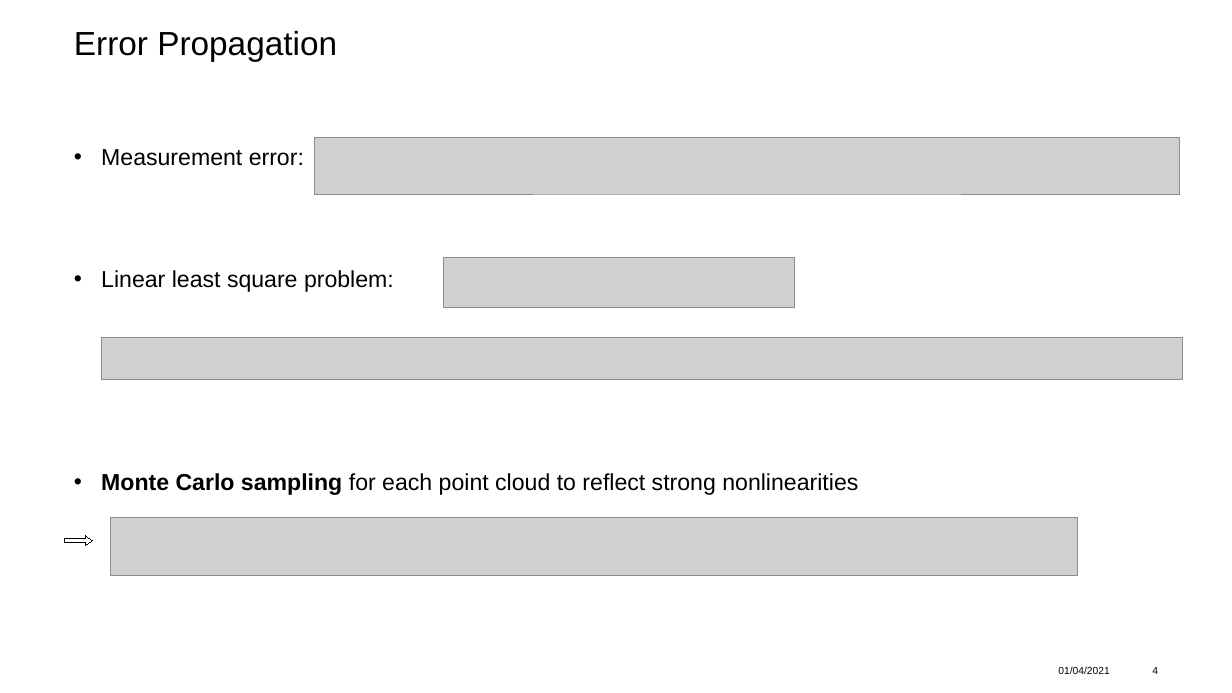
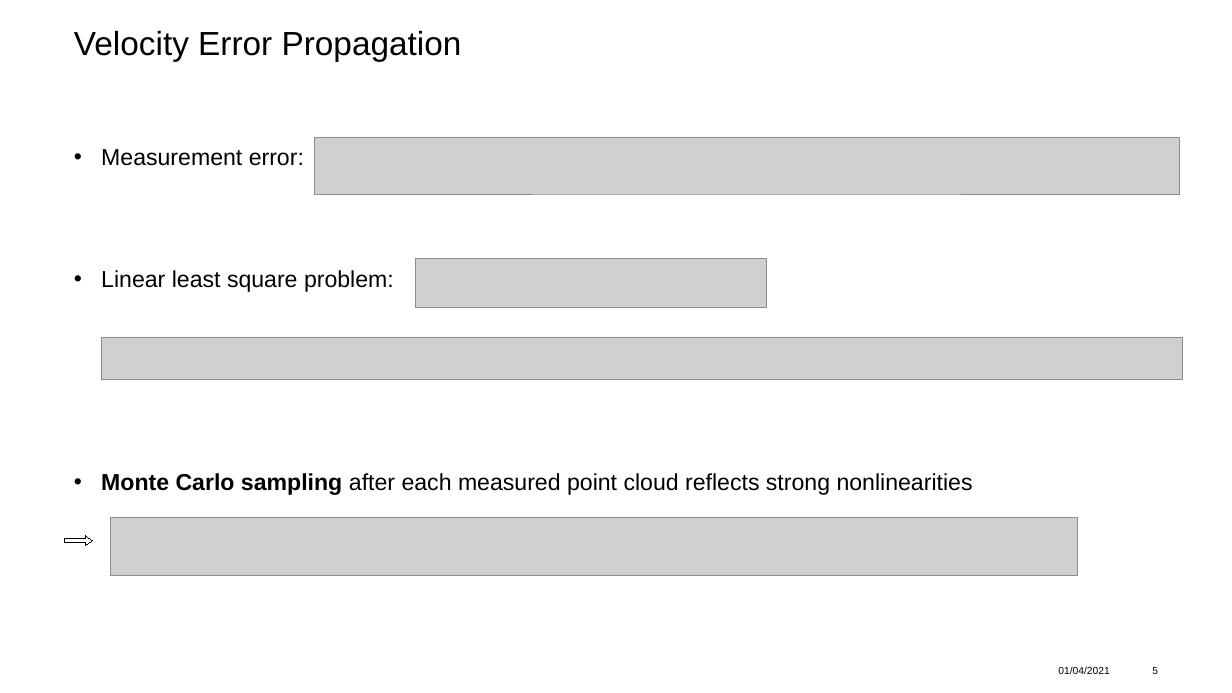
Before and after one commit to alme96/SemesterProject_RadialInertialStateEstimation, a slide deck: slide 5 of Presenatation/Presenatation.odp (slide 4 before the commit). Drawn at 1232x693 pixels with LibreOffice and Linux fonts; fonts in the diff are those of the drawing; grey boxes stand for pictures; background and template pictures are left out. Boxes give left, top, right and bottom in pixels: in the first picture for what was removed or moved away, otherwise in the second. Text is boxed around its words. In the diff, an @@ line names an element or a change of style, - is before the commit and + after.

```diff
--- a/Presenatation/Presenatation.odp
+++ b/Presenatation/Presenatation.odp
@@ title at (74,30,462,61): text changed @@
-Error Propagation
+Velocity Error Propagation
@@ picture: place and size @@
-picture at (444,258,795,307)
+picture at (416,259,767,308)
@@ text at (101,473,973,495): text changed @@
-• Monte Carlo sampling for each point cloud to reflect strong nonlinearities
+• Monte Carlo sampling after each measured point cloud reflects strong nonlinearities
@@ page number at (1152,667,1158,674): text changed @@
-4
+5
```
Also in this commit, not shown: 2 other slides changed, 3 slides added, 12 other files.
